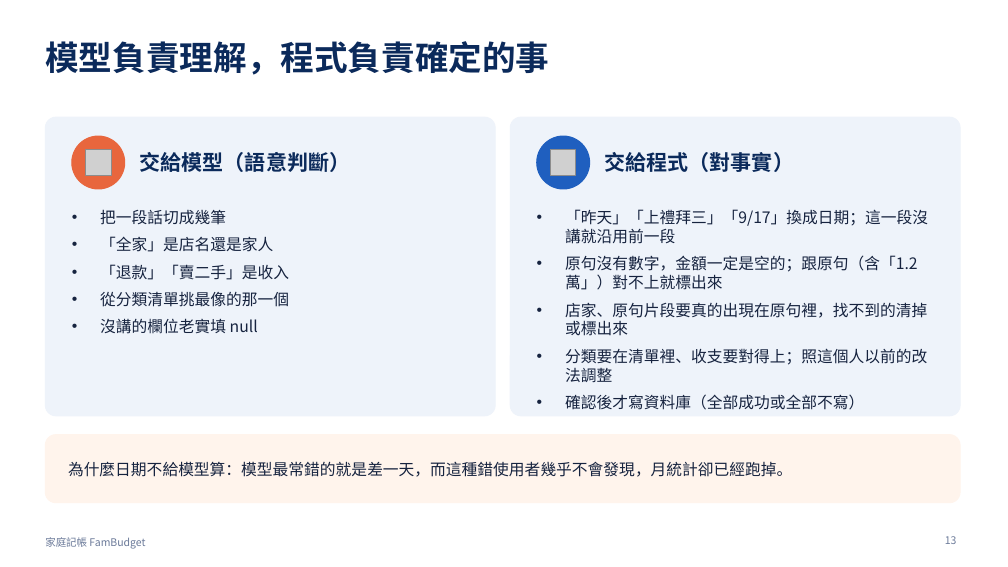
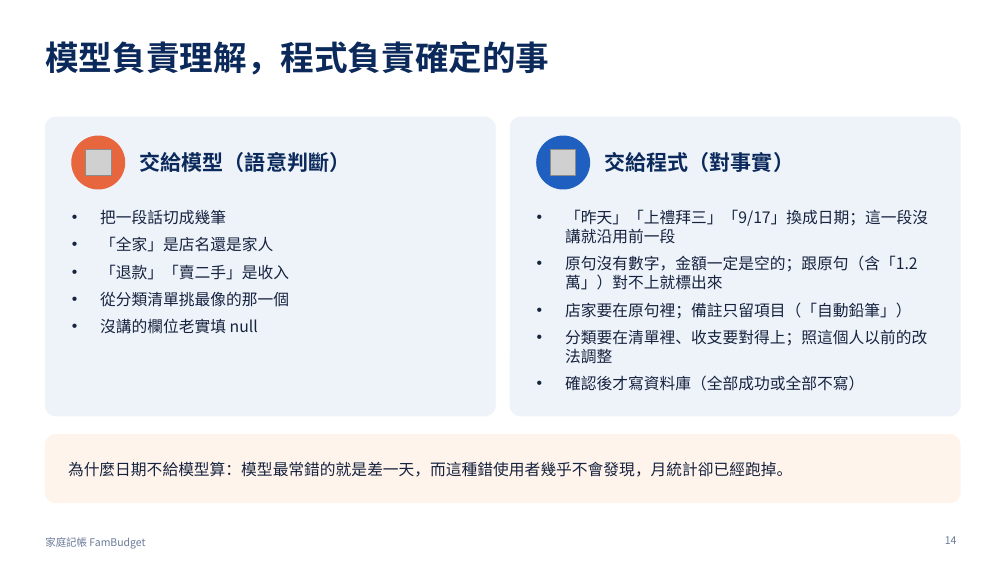
Before and after one commit to cbes502034/final_project, a slide deck: slide 14 of report/家庭記帳_期末報告.pptx (slide 13 before the commit). Drawn at 1008x567 pixels with LibreOffice and Linux fonts; fonts in the diff are those of the drawing; grey boxes stand for pictures. Boxes give left, top, right and bottom in pixels: in the first picture for what was removed or moved away, otherwise in the second. Text is boxed around its words. In the diff, an @@ line names an element or a change of style, - is before the commit and + after.

```diff
--- a/report/家庭記帳_期末報告.pptx
+++ b/report/家庭記帳_期末報告.pptx
@@ text at <box>565,302,911,319</box>: text changed @@
-• 店家、原句片段要真的出現在原句裡，找不到的清掉或標出來
+• 店家要在原句裡；備註只留項目（「自動鉛筆」）
@@ page number at <box>945,536,957,544</box>: text changed @@
-13
+14
```
Also in this commit, not shown: 7 other slides changed, 1 slide added, 18 other files.
